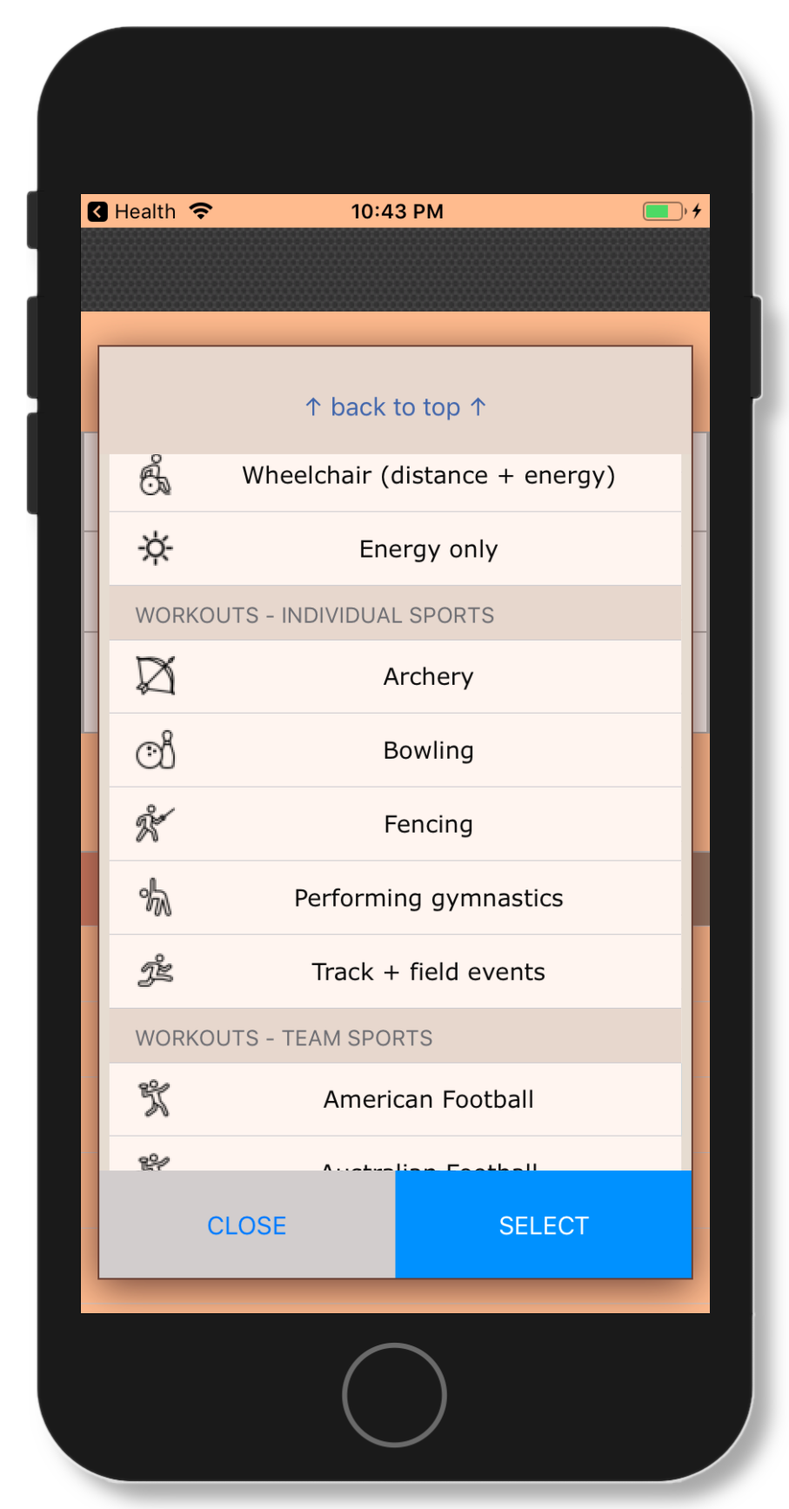
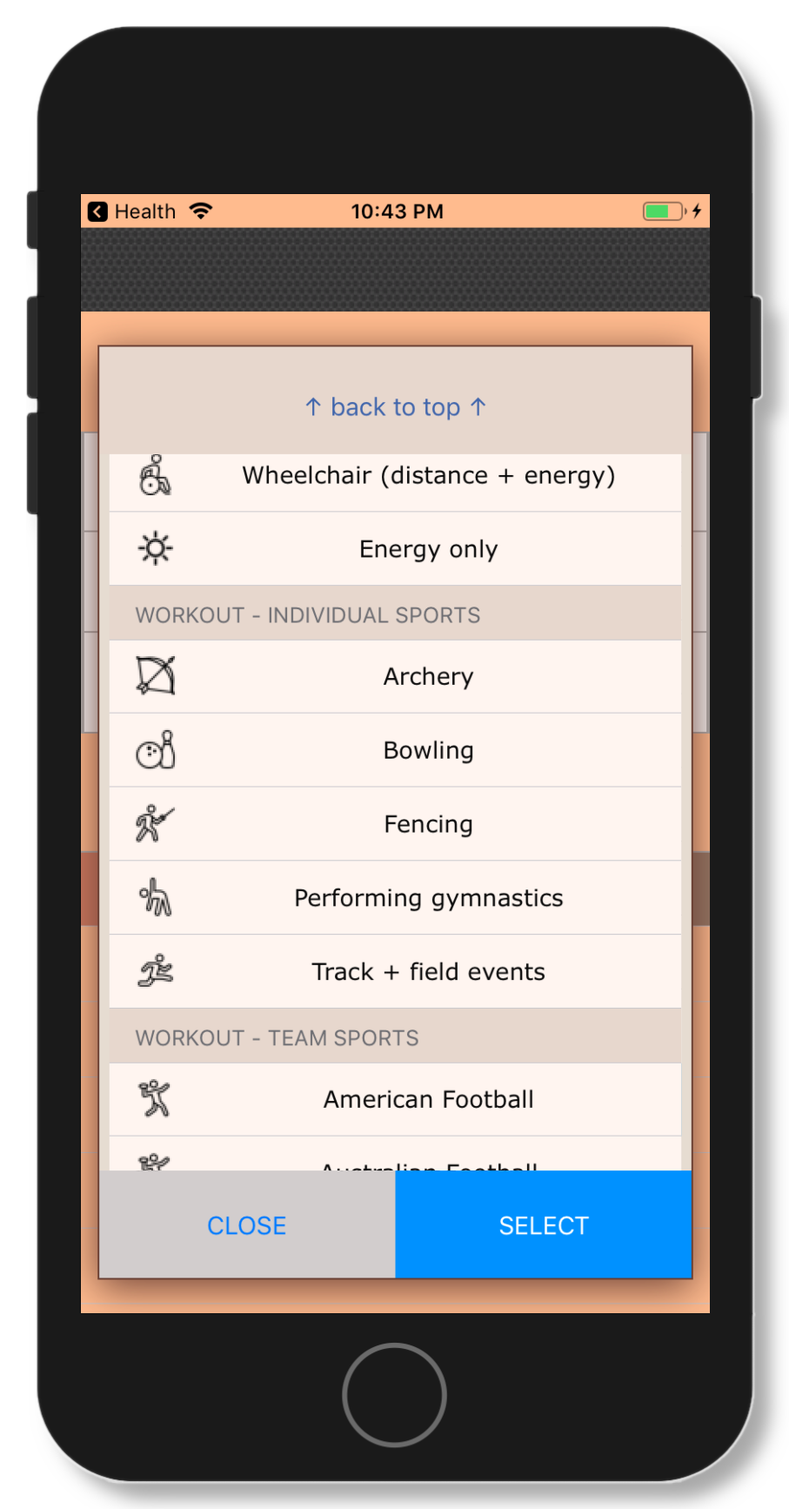
Revision of a layered 789x1509 image; what changed, layer by layer:
painted on "main1.png" over bbox(109, 585, 682, 1048)
